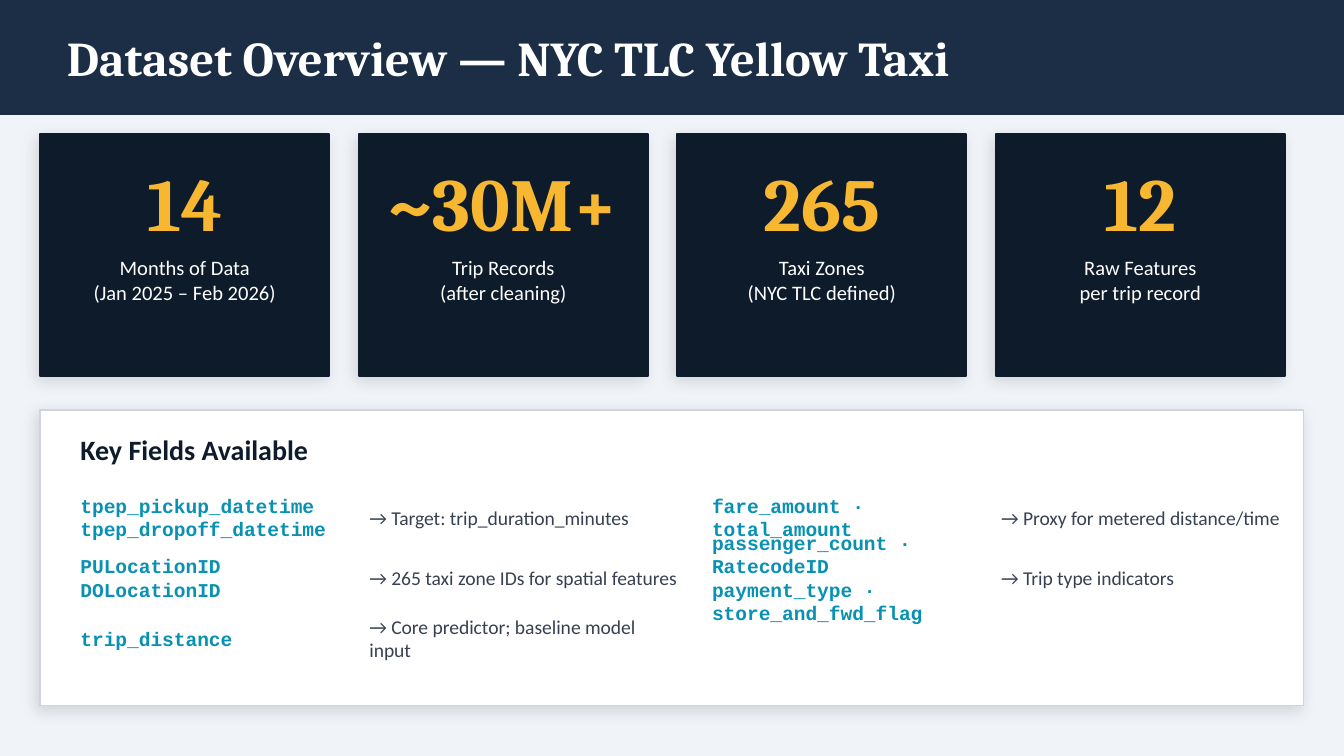
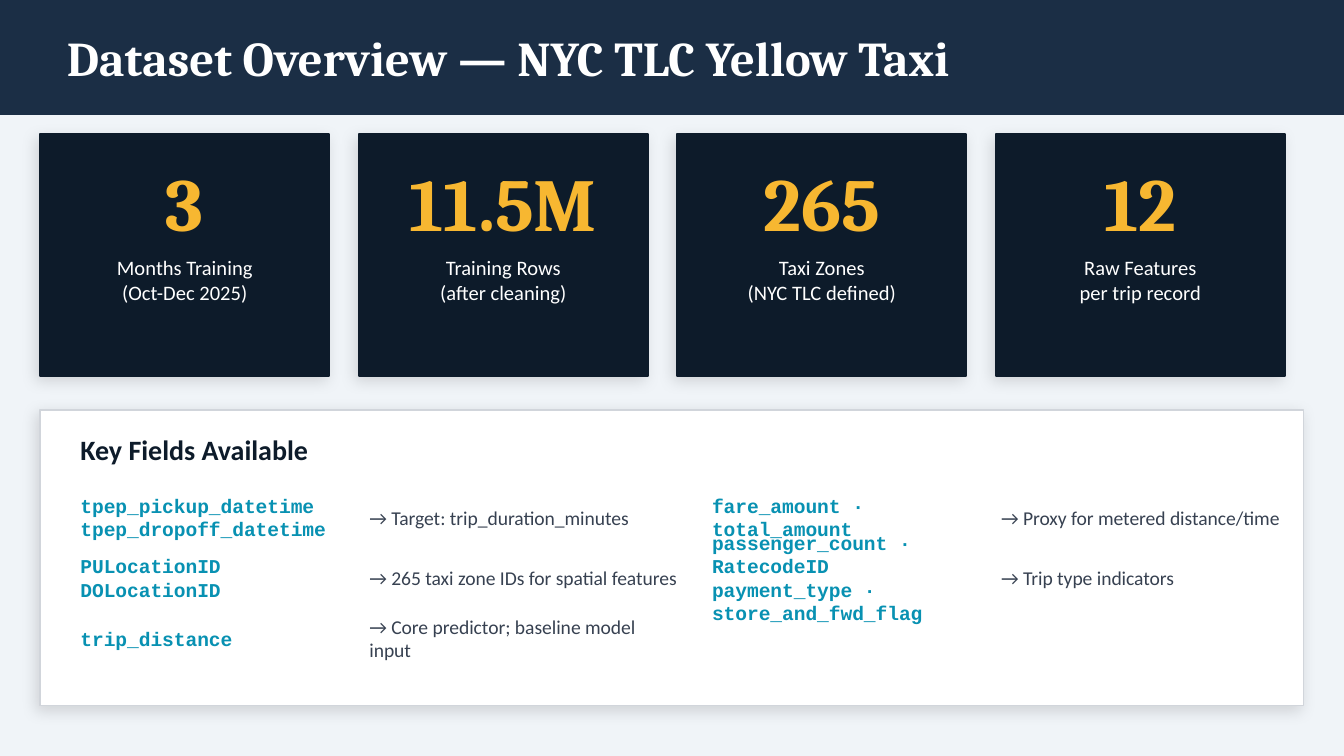
Before and after one commit to WSamuelY/nyc-taxi-duration-prediction, a slide deck: slide 3 of NYC_Taxi_Presentation.pptx. Drawn at 1344x756 pixels with LibreOffice and Linux fonts; fonts in the diff are those of the drawing. Boxes give left, top, right and bottom in pixels: in the first picture for what was removed or moved away, otherwise in the second. Text is boxed around its words. In the diff, an @@ line names an element or a change of style, - is before the commit and + after.

```diff
--- a/NYC_Taxi_Presentation.pptx
+++ b/NYC_Taxi_Presentation.pptx
@@ text at [166, 180, 204, 232]: text changed @@
-14
+3
@@ text at [410, 181, 597, 232]: text changed @@
-~30M+
+11.5M
@@ text at [117, 260, 252, 303]: text changed @@
-Months of Data
-(Jan 2025 – Feb 2026)
+Months Training
+(Oct-Dec 2025)
@@ text at [446, 261, 561, 279]: text changed @@
-Trip Records
+Training Rows
```
Also in this commit, not shown: 1 other slide changed.
